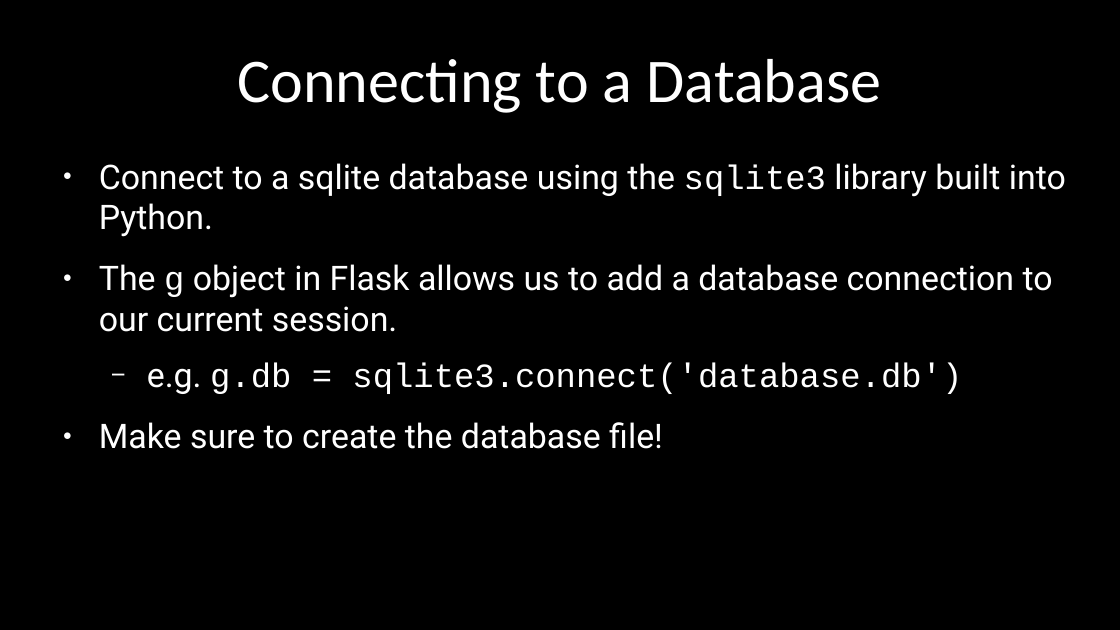
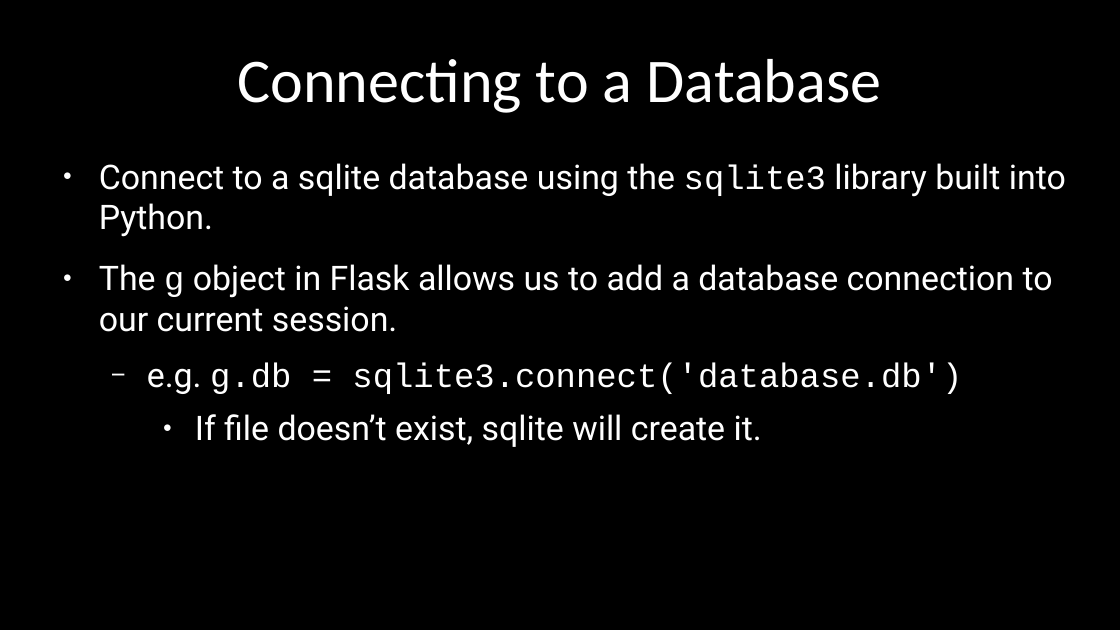
Before and after one commit to alexacallmebaka/htmlflasksql, a slide deck: slide 65 of slides/deck.odp. Drawn at 1120x630 pixels with LibreOffice and Linux fonts; fonts in the diff are those of the drawing. Boxes give left, top, right and bottom in pixels: in the first picture for what was removed or moved away, otherwise in the second. Text is boxed around its words. In the diff, an @@ line names an element or a change of style, - is before the commit and + after.

```diff
--- a/slides/deck.odp
+++ b/slides/deck.odp
@@ text at <box>195,414,762,447</box>: text changed @@
-● Make sure to create the database file!
+    ● If file doesn’t exist, sqlite will create it.
```
Also in this commit, not shown: 2 other files.
